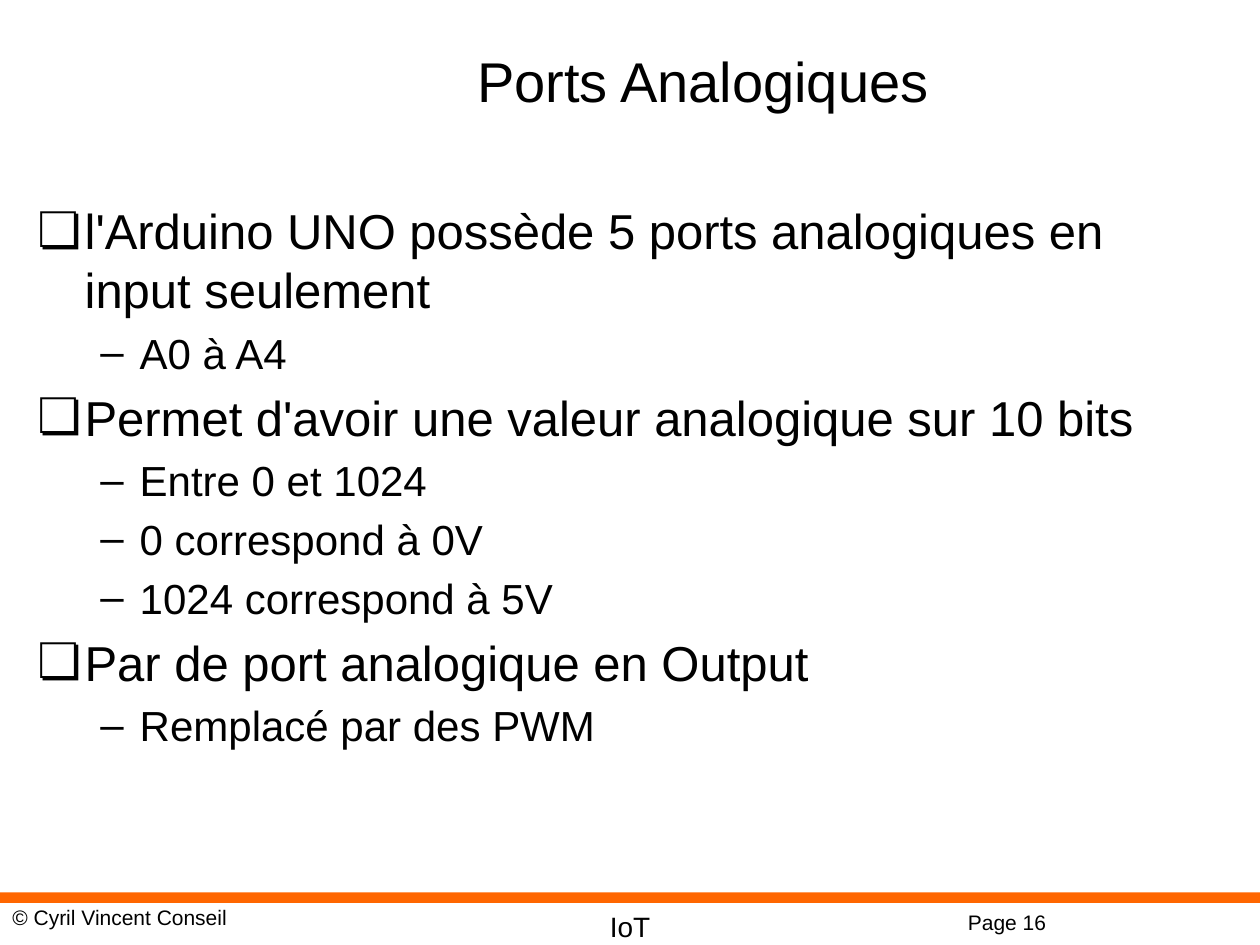
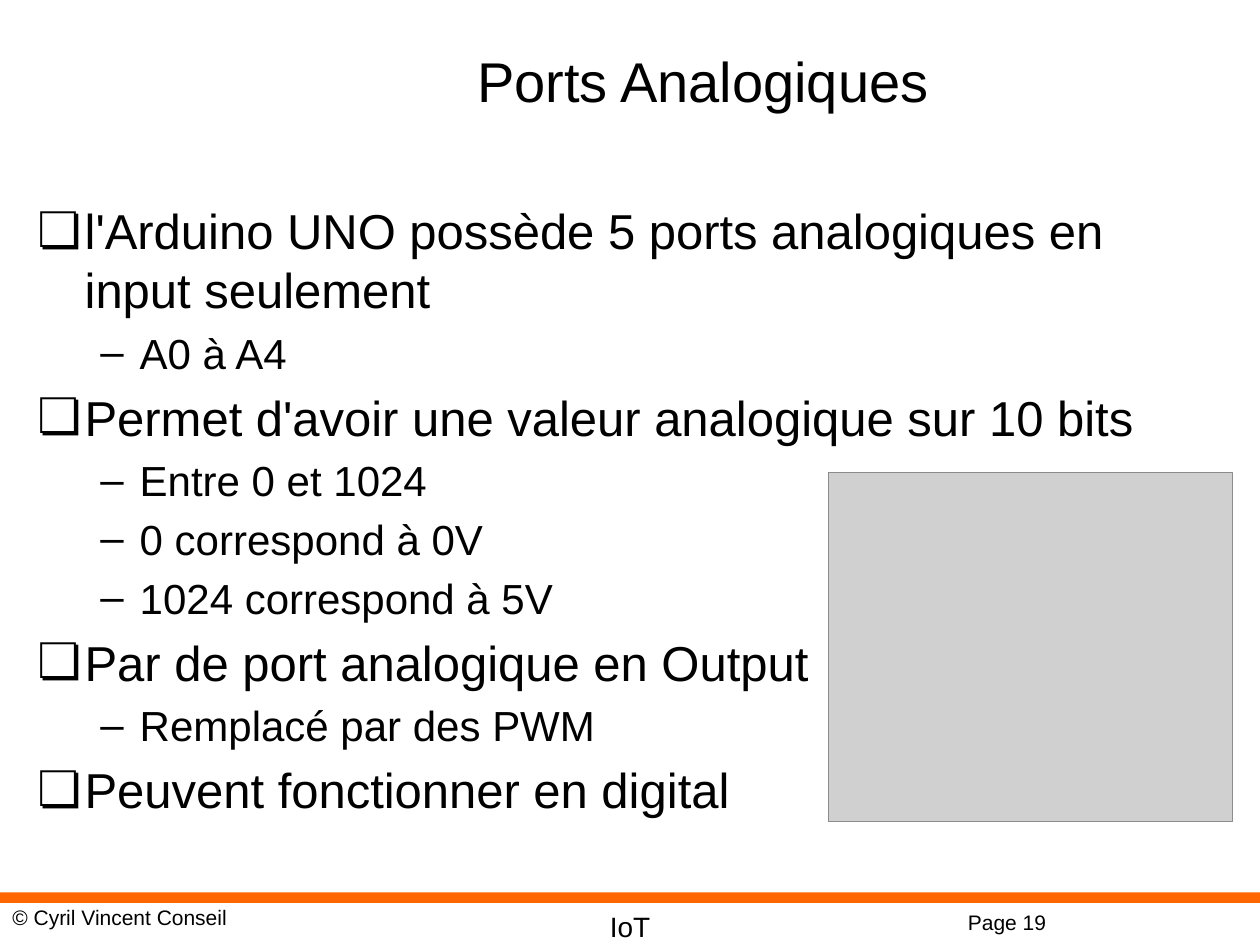
Before and after one commit to cyrilvincent/IoT, a slide deck: slide 19 of ppt/IoT05-ArduinoDev.pptx (slide 16 before the commit). Drawn at 1260x945 pixels with LibreOffice and Linux fonts; fonts in the diff are those of the drawing; grey boxes stand for pictures; background and template pictures are left out. Boxes give left, top, right and bottom in pixels: in the first picture for what was removed or moved away, otherwise in the second. Text is boxed around its words. In the diff, an @@ line names an element or a change of style, - is before the commit and + after.

```diff
--- a/ppt/IoT05-ArduinoDev.pptx
+++ b/ppt/IoT05-ArduinoDev.pptx
@@ picture added at bbox=[828, 472, 1232, 822] @@
@@ text at bbox=[85, 772, 729, 818]: paragraph added @@
+❏ Peuvent fonctionner en digital
@@ page number at bbox=[968, 915, 1046, 934]: text changed @@
-Page 16
+Page 19
```
Also in this commit, not shown: 3 other slides changed, 8 slides added, 5 slides removed, 14 other files.
